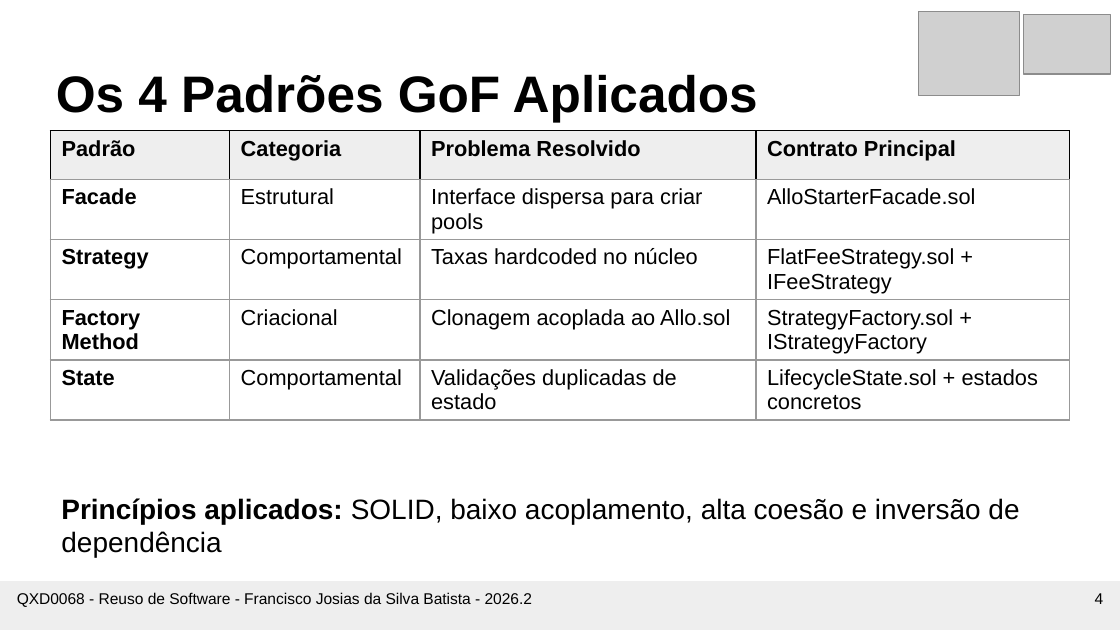
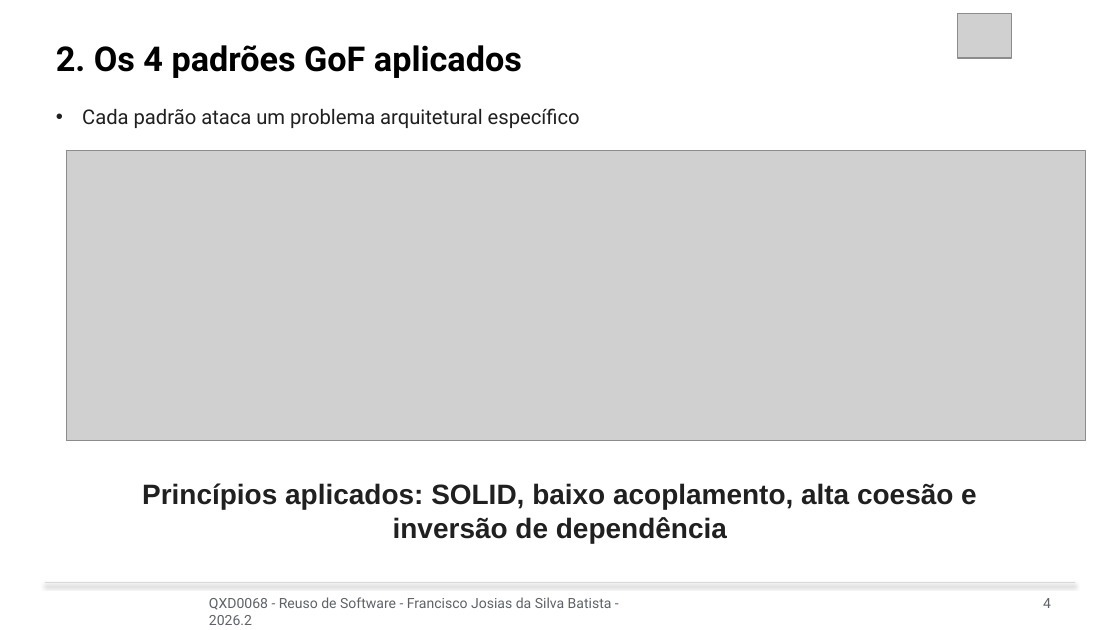
Before and after one commit to josiasdev/esufcqx, a slide deck: slide 4 of 10-semestre/reuso-software/Aula-18 - 14-10 - Apresentacao - do - trabalho 1 - refatoracao com padroes de projeto em sistema legado/Apresentacao_Allo_Protocol.pptx. Drawn at 1120x630 pixels with LibreOffice and Linux fonts; fonts in the diff are those of the drawing; grey boxes stand for pictures. Boxes give left, top, right and bottom in pixels: in the first picture for what was removed or moved away, otherwise in the second. Text is boxed around its words. In the diff, an @@ line names an element or a change of style, - is before the commit and + after.

```diff
--- a/10-semestre/reuso-software/Aula-18 - 14-10 - Apresentacao - do - trabalho 1 - refatoracao com padroes de projeto em sistema legado/Apresentacao_Allo_Protocol.pptx
+++ b/10-semestre/reuso-software/Aula-18 - 14-10 - Apresentacao - do - trabalho 1 - refatoracao com padroes de projeto em sistema legado/Apresentacao_Allo_Protocol.pptx
@@ picture removed at (x1=918, y1=11, x2=1019, y2=95) @@
@@ picture added at (x1=958, y1=13, x2=1011, y2=58) @@
@@ picture removed at (x1=1024, y1=15, x2=1111, y2=74) @@
@@ text at (x1=56, y1=45, x2=522, y2=78): text changed; size 33 to 22 pt; font Arial to Roboto @@
-Os 4 Padrões GoF Aplicados
+2. Os 4 padrões GoF aplicados
@@ text added at (x1=82, y1=108, x2=580, y2=128), 13 pt, text #202020 @@
+• Cada padrão ataca um problema arquitetural específico
@@ table removed at (x1=50, y1=131, x2=1070, y2=465), 5 rows, 4 columns @@
-Padrão | Categoria | Problema Resolvido | Contrato Principal
-Facade | Estrutural | Interface dispersa para criar pools | AlloStarterFacade.sol
-Strategy | Comportamental | Taxas hardcoded no núcleo | FlatFeeStrategy.sol + IFeeStrategy
-Factory Method | Criacional | Clonagem acoplada ao Allo.sol | StrategyFactory.sol + IStrategyFactory
-State | Comportamental | Validações duplicadas de estado | LifecycleState.sol + estados concretos
@@ picture added at (x1=66, y1=150, x2=1085, y2=440) @@
@@ text "Princípios aplicados: SOLID, baixo acoplamento, ..." moved from (x1=61, y1=498, x2=1019, y2=557) to (x1=142, y1=483, x2=977, y2=543) @@
@@ text "Princípios aplicados: SOLID, baixo acoplamento, ..." at (x1=142, y1=483, x2=977, y2=543): text colour #000000 to #202020; bold on in "SOLID, baixo acoplamento, alta coesão e inversão ..."; alignment left to centre @@
@@ rectangle resized from (x1=0, y1=581, x2=1120, y2=629) to (x1=45, y1=582, x2=1075, y2=584) @@
@@ rectangle at (x1=45, y1=582, x2=1075, y2=584): fill #EEEEEE to #C8CBD0; shadow on @@
@@ text "QXD0068 - Reuso de Software ..." moved from (x1=17, y1=592, x2=532, y2=607) to (x1=209, y1=597, x2=612, y2=625) @@
@@ text "QXD0068 - Reuso de Software ..." at (x1=209, y1=597, x2=612, y2=625): size 10 to 9 pt, font Arial to Roboto, text colour #000000 to #5F6368 @@
@@ text "4" at (x1=1043, y1=598, x2=1051, y2=608): size 10 to 9 pt, font Arial to Roboto, text colour #000000 to #5F6368 @@
@@ text "4" moved from (x1=1095, y1=593, x2=1104, y2=604) to (x1=1043, y1=598, x2=1051, y2=608) @@
```
Also in this commit, not shown: 4 other slides changed, 7 slides added, 6 slides removed, 1 other file.
